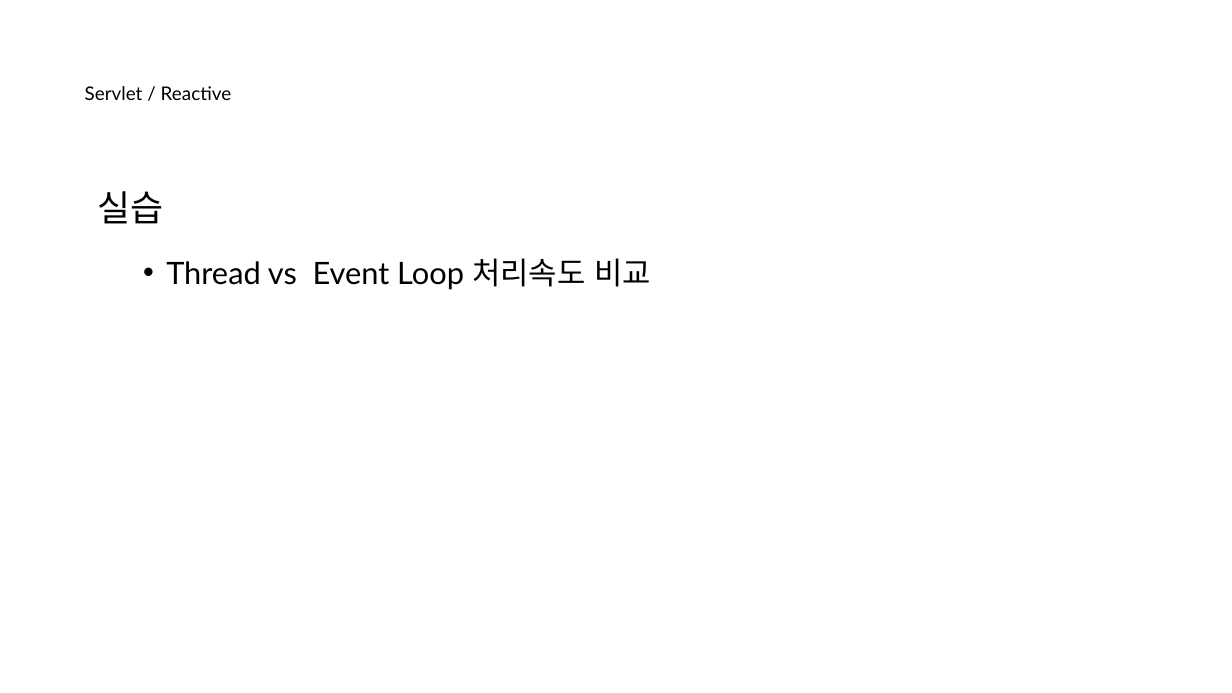
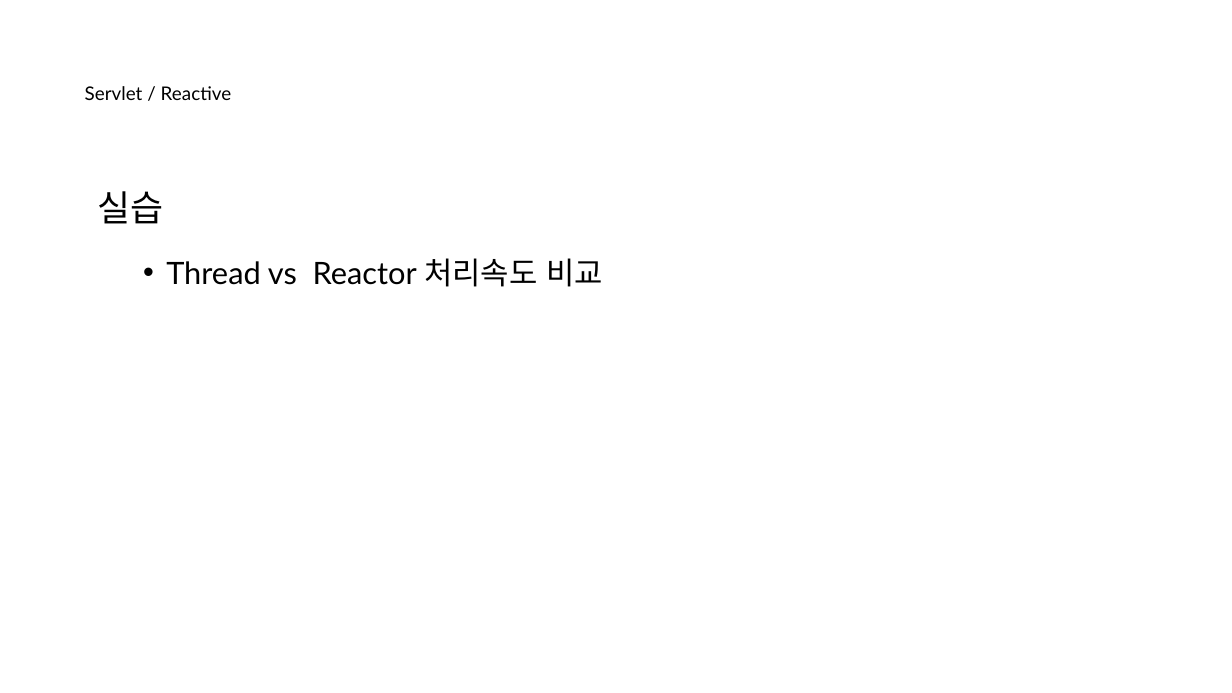
Before and after one commit to nayasis/fastcampus-hyper-webflux, a slide deck: slide 35 of 99.ppt/[Ch4-1. 비동기 서비스 소개] 1-2. 비동기 호출이란 ~ 1-3. Servlet_Reactive.pptx. Drawn at 1232x693 pixels with LibreOffice and Linux fonts; fonts in the diff are those of the drawing; background and template pictures are left out. Boxes give left, top, right and bottom in pixels: in the first picture for what was removed or moved away, otherwise in the second. Text is boxed around its words. In the diff, an @@ line names an element or a change of style, - is before the commit and + after.

```diff
--- a/99.ppt/[Ch4-1. 비동기 서비스 소개] 1-2. 비동기 호출이란 ~ 1-3. Servlet_Reactive.pptx
+++ b/99.ppt/[Ch4-1. 비동기 서비스 소개] 1-2. 비동기 호출이란 ~ 1-3. Servlet_Reactive.pptx
@@ text at (x1=166, y1=258, x2=603, y2=287): text changed @@
-  • Thread vs Event Loop 처리속도 비교
+  • Thread vs Reactor 처리속도 비교
```
Also in this commit, not shown: 2 other slides changed, 2 other files.
